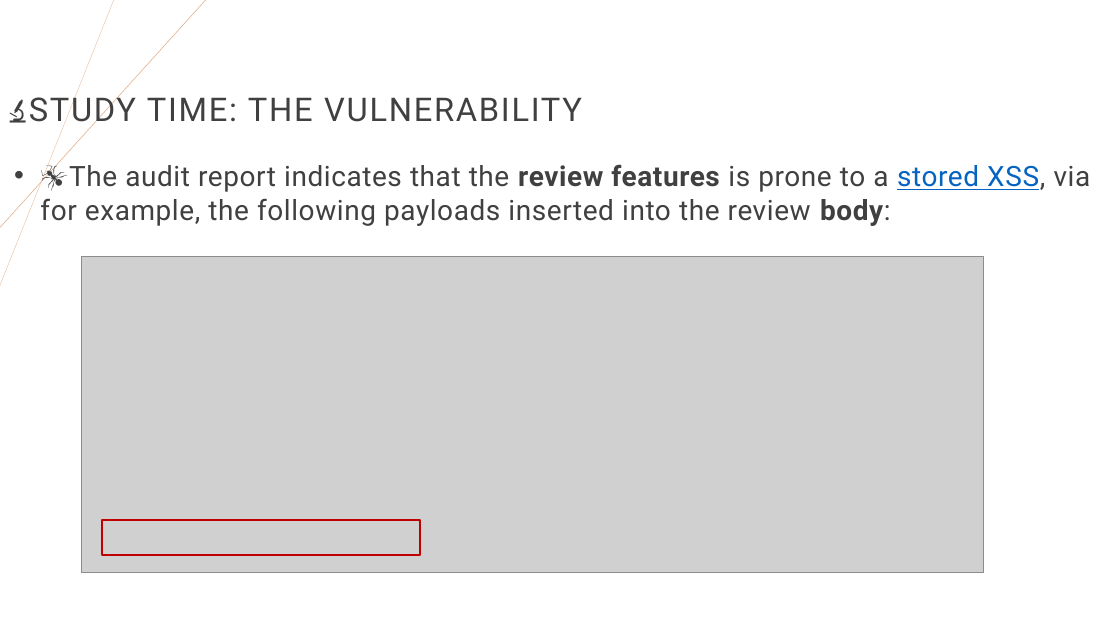
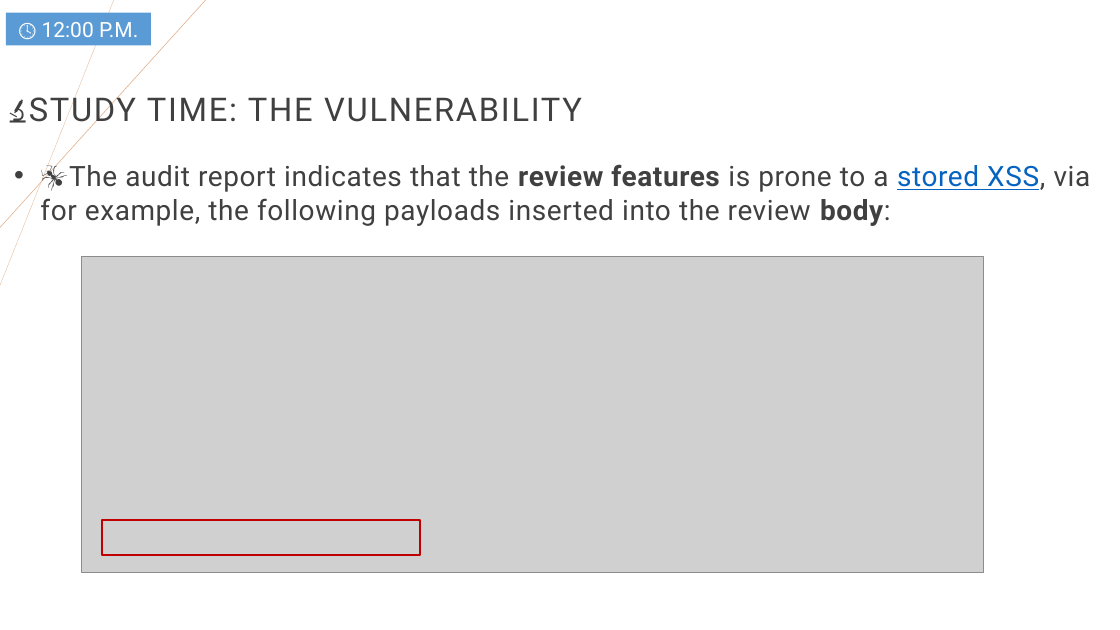
Before and after one commit to righettod/voxxeddays-lux-2024, a slide deck: slide 19 of presentation.pptx. Drawn at 1120x630 pixels with LibreOffice and Linux fonts; fonts in the diff are those of the drawing; grey boxes stand for pictures. Boxes give left, top, right and bottom in pixels: in the first picture for what was removed or moved away, otherwise in the second. Text is boxed around its words. In the diff, an @@ line names an element or a change of style, - is before the commit and + after.

```diff
--- a/presentation.pptx
+++ b/presentation.pptx
@@ rectangle added at [6,13,151,45], fill #5B9BD5, 18 pt, text #FFFFFF @@
+🕓 12:00 P.M.
```
Also in this commit, not shown: 4 other slides changed, 3 other files.
